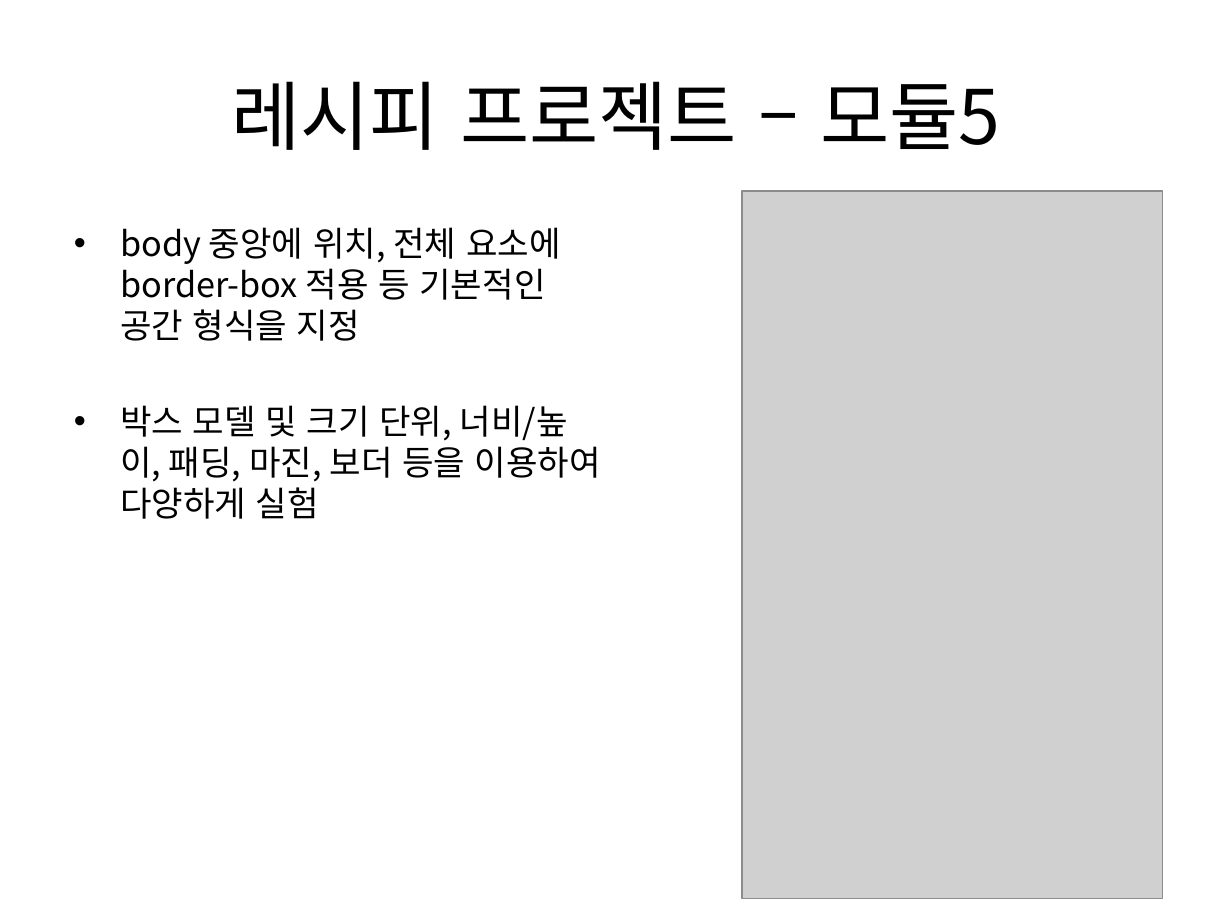
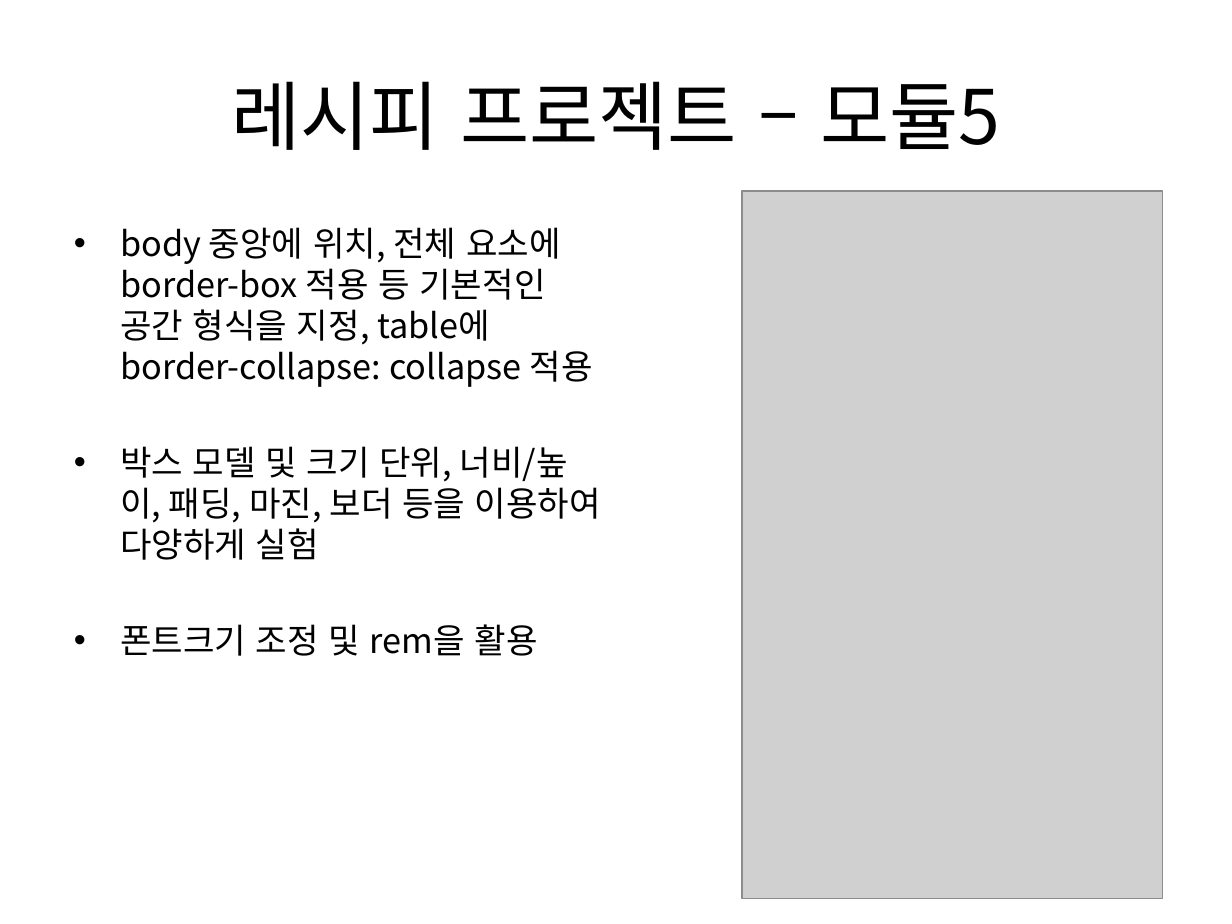
Before and after one commit to kdkcom1234/git2021, a slide deck: slide 18 of 1-html-css/03. CSS3 선택자 및 스타일 속성(1).pptx. Drawn at 1232x924 pixels with LibreOffice and Linux fonts; fonts in the diff are those of the drawing; grey boxes stand for pictures. Boxes give left, top, right and bottom in pixels: in the first picture for what was removed or moved away, otherwise in the second. Text is boxed around its words. In the diff, an @@ line names an element or a change of style, - is before the commit and + after.

```diff
--- a/1-html-css/03. CSS3 선택자 및 스타일 속성(1).pptx
+++ b/1-html-css/03. CSS3 선택자 및 스타일 속성(1).pptx
@@ text at (x1=120, y1=227, x2=593, y2=387): text changed @@
-• body 중앙에 위치, 전체 요소에 border-box 적용 등 기본적인 공간 형식을 지정
+• body 중앙에 위치, 전체 요소에 border-box 적용 등 기본적인 공간 형식을 지정, table에 border-collapse: collapse 적용
@@ text at (x1=120, y1=624, x2=538, y2=656): paragraph added @@
+• 폰트크기 조정 및 rem을 활용
```
Also in this commit, not shown: 1 other slide changed, 5 other files.
